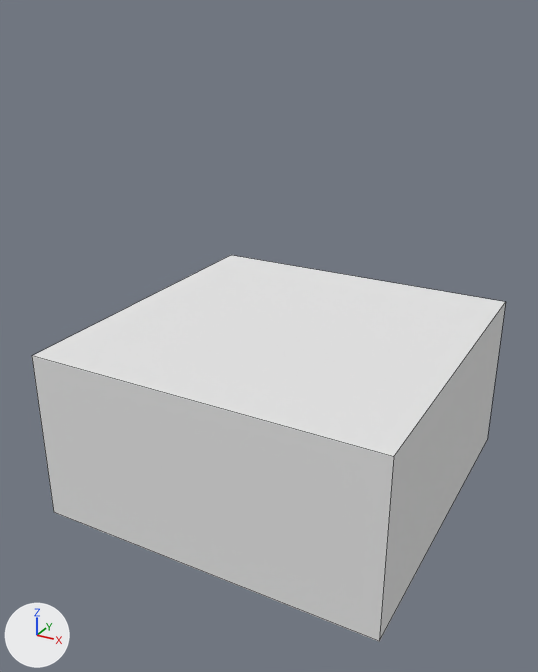
One commit to the Blender file LD41/Assets/Models/Baker.blend: the scene before it, then after it.
One viewpoint serves both versions: a 50 mm camera at (0.8, -4.5, 2.67) aimed at (-1.04, -1.15, 0.99). Every picture has the same lights, and +X, +Y and +Z are marked at lower left. Mesh edges are drawn as thin lines.

Script lines for the objects in view, before the commit:
```python
mat_material = diffuse_material('Material')
mat_material.base_color = (0.8, 0.8, 0.8)  # white #e7e7e7
me_cube = bpy.data.meshes.new('Cube')
me_cube.from_pydata(...)  # a box spanning x -2.0..0.0, y 0.0..2.0, z -0.01..1.99
me_cube.materials.append(mat_material)  # white #e7e7e7
ob_cube = bpy.data.objects.new('Cube', me_cube)
ob_cube.location = (0.0, 0.0, 0.0)
ob_cube.rotation_euler = (1.571, 0.0, 0.0)  # degrees (90, 0, 0)
ob_cube.scale = (1.0, 0.5, 1.0)
```
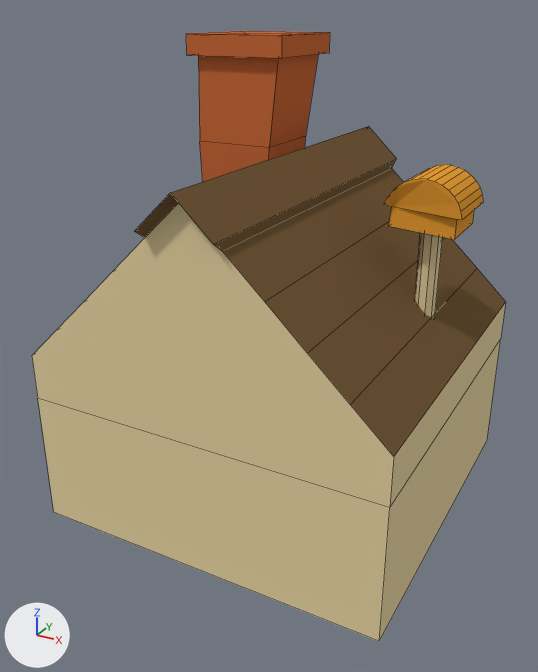
Edits to the bpy script that builds the scene:
```text
Change mat_material:
    mat_material.base_color: (0.8, 0.8, 0.8) -> (0.8, 0.659, 0.369)  # white #e7e7e7 -> beige #e7d4a4
Add mat_bread:
    mat_bread = diffuse_material('Bread')
    mat_bread.base_color = (0.8, 0.34, 0.0371)  # orange #e79e36
Add mat_roof:
    mat_roof = diffuse_material('Roof')
    mat_roof.base_color = (0.179, 0.105, 0.0446)  # brown #755b3c
Add mat_brick:
    mat_brick = diffuse_material('Brick')
    mat_brick.base_color = (0.57, 0.147, 0.0459)  # orange #c76b3c
Change me_cube:
    used by ob_cube; location = (0.0, 0.0, 0.0); rotation_euler = (1.571, 0.0, 0.0), in degrees (90, 0, 0); scale = (1.0, 0.5, 1.0)
    remove me_cube.from_pydata(...)  # 8 vertices, 6 faces; spans x -2.0..0.0, y 0.0..2.0, z -0.01..1.99
    add me_cube.from_pydata(...)  # 133 vertices, 97 faces; spans x -2.0..0.0, y 0.0..5.08, z -0.09..2.06
    me_cube part 1: a new loose piece, a 9-sided cylinder along y spanning x -0.3..-0.19, y 2.29..3.41, z 0.84..0.94, in mat_material (beige #e7d4a4)
    me_cube part 2: a new loose piece of 40 vertices spanning x -1.85..-1.22, y 2.37..5.08, z 0.06..0.68, in mat_brick (orange #c76b3c)
    me_cube part 3: a new loose piece of 38 vertices spanning x -0.44..-0.05, y 3.32..3.88, z 0.69..1.08, in mat_bread (orange #e79e36)
    me_cube part 4
    5 faces are deleted
    21 vertices are added at x -2.0..0.0, y 1.5..3.97, z -0.09..2.06
    8 new vertices lie (0.0, 0.0, 2.0) away from vertices in x -1.8..-0.2, y 2.37..3.5, z -0.01
    16 new faces join them, mat_roof (brown #755b3c)
    8 new faces join them, mat_material (beige #e7d4a4)
    add me_cube.materials.append(mat_roof)  # brown #755b3c
    add me_cube.materials.append(mat_bread)  # orange #e79e36
    add me_cube.materials.append(mat_brick)  # orange #c76b3c
```

What differs and where, as boxes (x1, y1, x2, y2) in the pictures (538 x 672 px):
'Cube', recoloured, reshaped (white to beige, 58% taller): before (32, 255, 506, 641); after (32, 31, 506, 641)
part 1 of me_cube, added (brown): after (415, 233, 442, 318)
part 2 of me_cube, added (brown): after (186, 31, 330, 182)
part 3 of me_cube, added (orange): after (384, 164, 483, 240)
part 4 of me_cube, built on: before (32, 255, 506, 641); after (32, 126, 506, 641)
